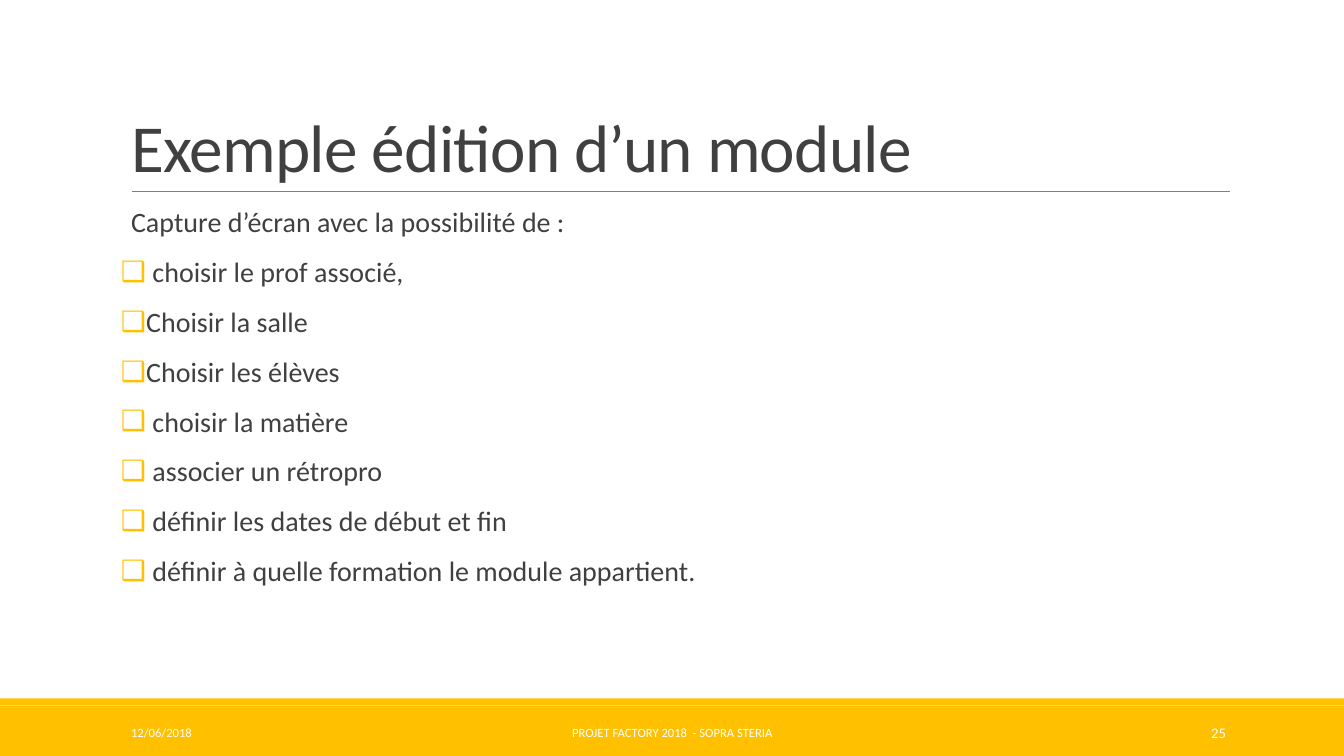
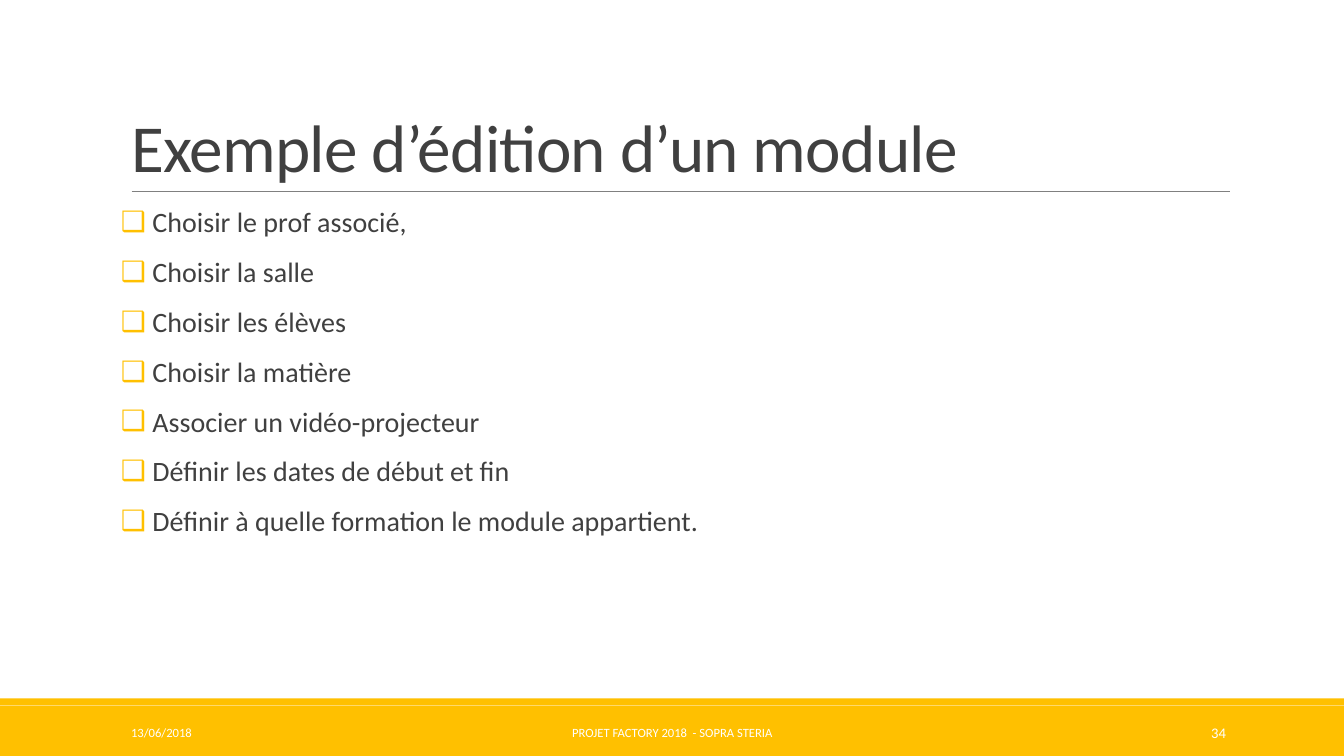
Before and after one commit to Pweting/ProjetFinalAAA, a slide deck: slide 34 of ProjetFinalAAA-Factory.pptx (slide 25 before the commit). Drawn at 1344x756 pixels with LibreOffice and Linux fonts; fonts in the diff are those of the drawing. Boxes give left, top, right and bottom in pixels: in the first picture for what was removed or moved away, otherwise in the second. Text is boxed around its words. In the diff, an @@ line names an element or a change of style, - is before the commit and + after.

```diff
--- a/ProjetFinalAAA-Factory.pptx
+++ b/ProjetFinalAAA-Factory.pptx
@@ title at [131, 125, 958, 183]: text changed @@
-Exemple édition d’un module
+Exemple d’édition d’un module
@@ text at [152, 212, 406, 237]: text changed @@
-  Capture d’écran avec la possibilité de :
-❑ choisir le prof associé,
+❑ Choisir le prof associé,
@@ text at [152, 362, 698, 536]: text changed @@
-❑ choisir la matière
-❑ associer un rétropro
-❑ définir les dates de début et fin
-❑ définir à quelle formation le module appartient.
+❑ Choisir la matière
+❑ Associer un vidéo-projecteur
+❑ Définir les dates de début et fin
+❑ Définir à quelle formation le module appartient.
@@ text at [131, 728, 192, 738]: text changed @@
-12/06/2018
+13/06/2018
@@ page number at [1211, 728, 1226, 738]: text changed @@
-25
+34
```
Also in this commit, not shown: 30 other slides changed, 3 slides added, 2 slides removed, 3 other files.
